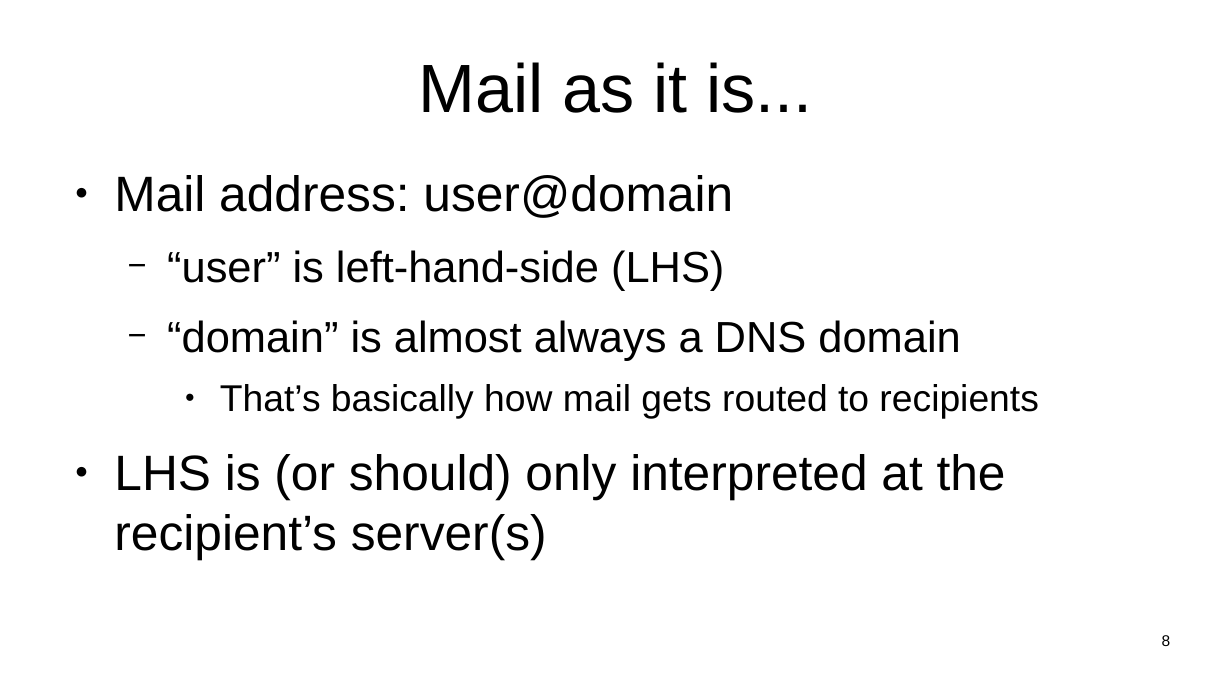
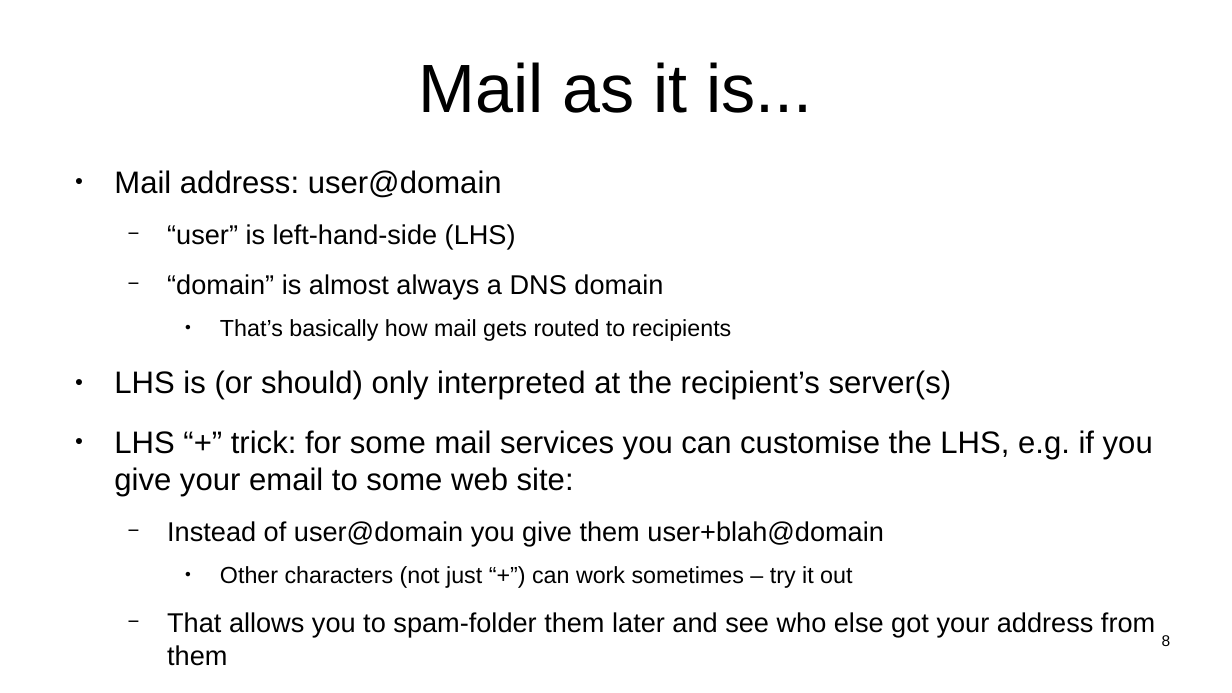
Before and after one commit to sftcd/witidtm, a slide deck: slide 8 of lectures/1100-mail.odp. Drawn at 1232x693 pixels with LibreOffice and Linux fonts; fonts in the diff are those of the drawing. Boxes give left, top, right and bottom in pixels: in the first picture for what was removed or moved away, otherwise in the second. Text is boxed around its words. In the diff, an @@ line names an element or a change of style, - is before the commit and + after.

Commit message:
tweaked email

```diff
--- a/lectures/1100-mail.odp
+++ b/lectures/1100-mail.odp
@@ text at <box>114,170,952,400</box>: size 32 to 20 pt in "Mail address: user@domain", "LHS is (or should) only interpreted at ..."; size 28 to 17.5 pt in "“user” is left-hand-side (LHS)", "“domain” is almost always a DNS domain"; size 24 to 15 pt in "That’s basically how mail gets routed to ..." @@
@@ text at <box>114,430,1155,666</box>: paragraphs added @@
+● LHS “+” trick: for some mail services you can customise the LHS, e.g. if you give your email to some web site:
+  − Instead of user@domain you give them user+blah@domain
+    ● Other characters (not just “+”) can work sometimes – try it out
+  − That allows you to spam-folder them later and see who else got your address from them
```
Also in this commit, not shown: 2 other slides changed, 1 other file.
